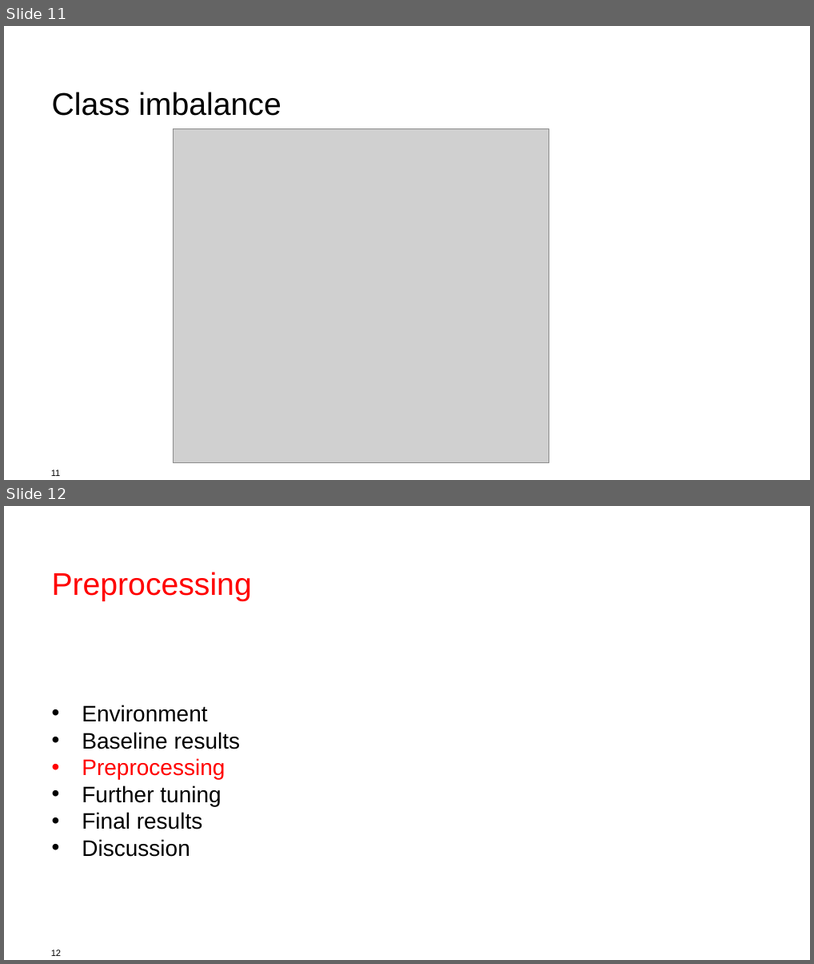
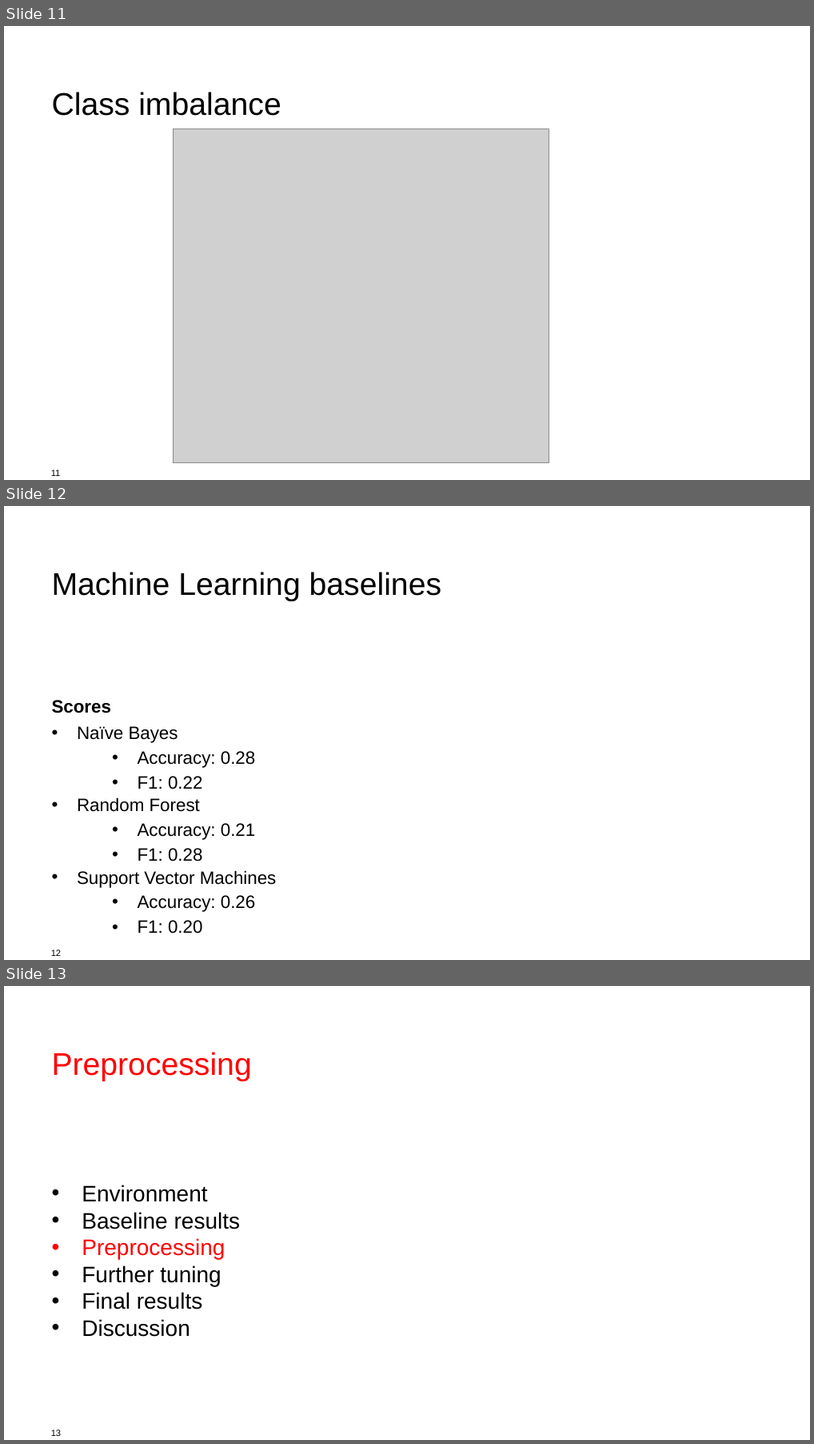
Before and after one commit to vitamys/nlp, a slide deck: Final_Project_Presentation_GroupC.pptx. Shown one above the other, each under a label of ours: slides 11 and 12 before the commit, slides 11, 12 and 13 after it. The pictures are 814x964 and 814x1444 pixels, drawn with LibreOffice and Linux fonts; fonts in the diff are those of the drawing; grey boxes stand for pictures; background and template pictures are left out. Boxes give left, top, right and bottom in pixels: in the first picture for what was removed or moved away, otherwise in the second. Text is boxed around its words. In the diff, an @@ line names an element or a change of style, - is before the commit and + after.

```diff
--- a/Final_Project_Presentation_GroupC.pptx
+++ b/Final_Project_Presentation_GroupC.pptx
@@ slide 12 added at (x1=4, y1=506, x2=810, y2=960), background #FFFFFF; not listed: 1 template element that a slide beside it also shows @@
@@ title added at (x1=52, y1=572, x2=442, y2=601), 28 pt, text #000000 @@
+Machine Learning baselines
@@ text added at (x1=52, y1=700, x2=111, y2=713), 16 pt, text #000000, bold @@
+Scores
@@ text added at (x1=77, y1=726, x2=277, y2=933), 16 pt, text #000000 @@
+• Naïve Bayes
+  • Accuracy: 0.28
+  • F1: 0.22
+• Random Forest
+  • Accuracy: 0.21
+  • F1: 0.28
+• Support Vector Machines
+  • Accuracy: 0.26
+  • F1: 0.20
@@ what was slide 12 is now slide 13 @@
@@ page number at (x1=51, y1=1429, x2=61, y2=1436): text changed @@
-12
+13
```
Also in this commit, not shown: 1 slide changed.
